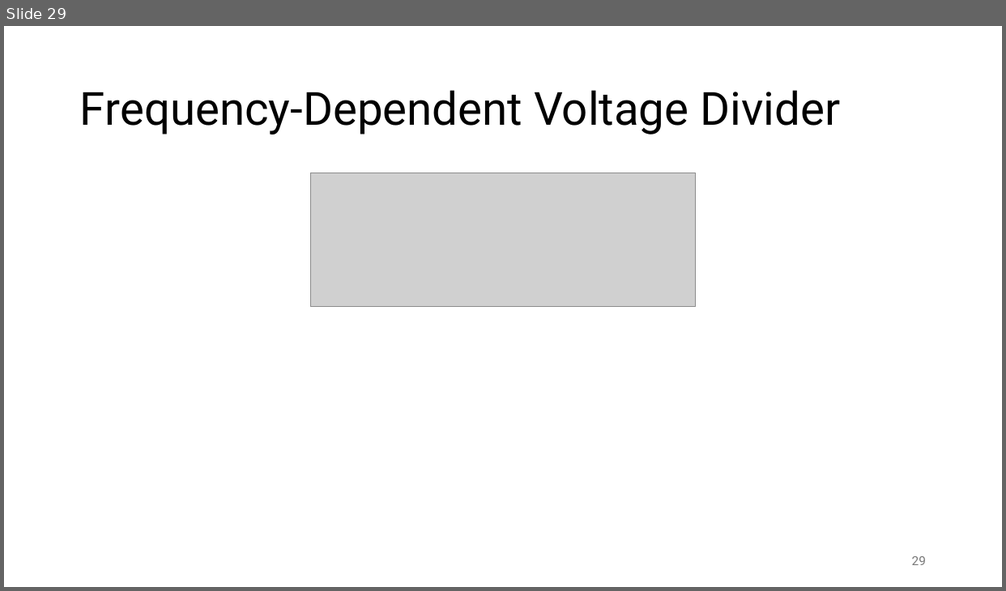
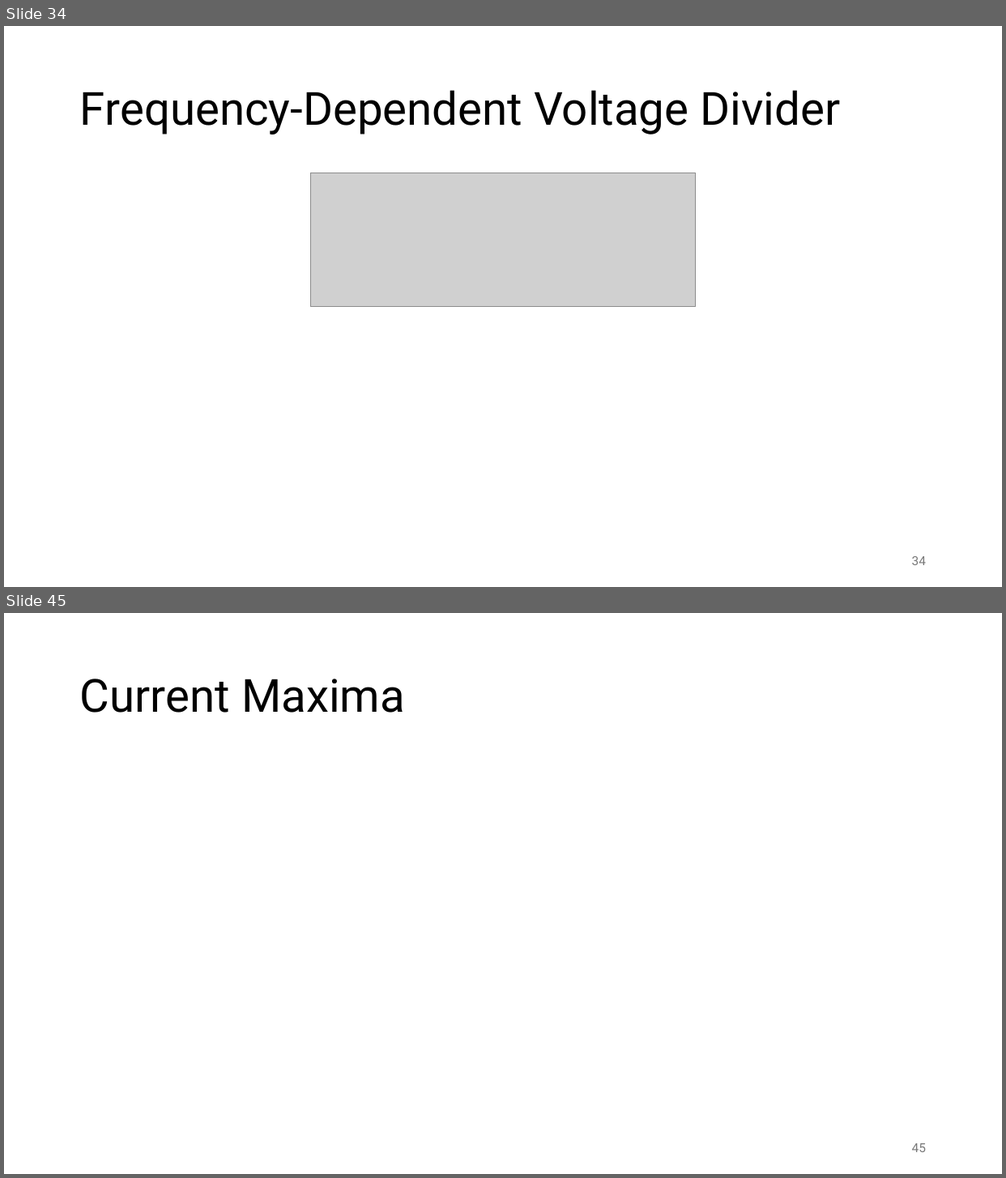
Before and after one commit to FelixWick/intro_electrical_eng, a slide deck: 4_ACtech.pptx. Shown one above the other, each under a label of ours: slide 29 before the commit, slides 34 and 45 after it; the slides between them are not shown. The pictures are 1006x591 and 1006x1178 pixels, drawn with LibreOffice and Linux fonts; fonts in the diff are those of the drawing; grey boxes stand for pictures. Boxes give left, top, right and bottom in pixels: in the first picture for what was removed or moved away, otherwise in the second. Text is boxed around its words. In the diff, an @@ line names an element or a change of style, - is before the commit and + after.

```diff
--- a/4_ACtech.pptx
+++ b/4_ACtech.pptx
@@ slide 45 added at bbox=[4, 613, 1002, 1174], background #FFFFFF @@
@@ title added at bbox=[80, 679, 405, 713], 44 pt, text #000000 @@
+Current Maxima
@@ page number added at bbox=[912, 1144, 926, 1152], 12 pt, text #797979 @@
+45
@@ what was slide 29 is now slide 34 @@
@@ page number at bbox=[912, 557, 926, 565]: text changed @@
-29
+34
```
Also in this commit, not shown: 6 slides changed, 12 other slides added, 1 slide removed, 2 other files.
